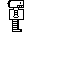
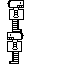
Comparing the layer stacks of the two 64px x 64px images. Changes:
painted on "robo" over [7, 32, 24, 64]
